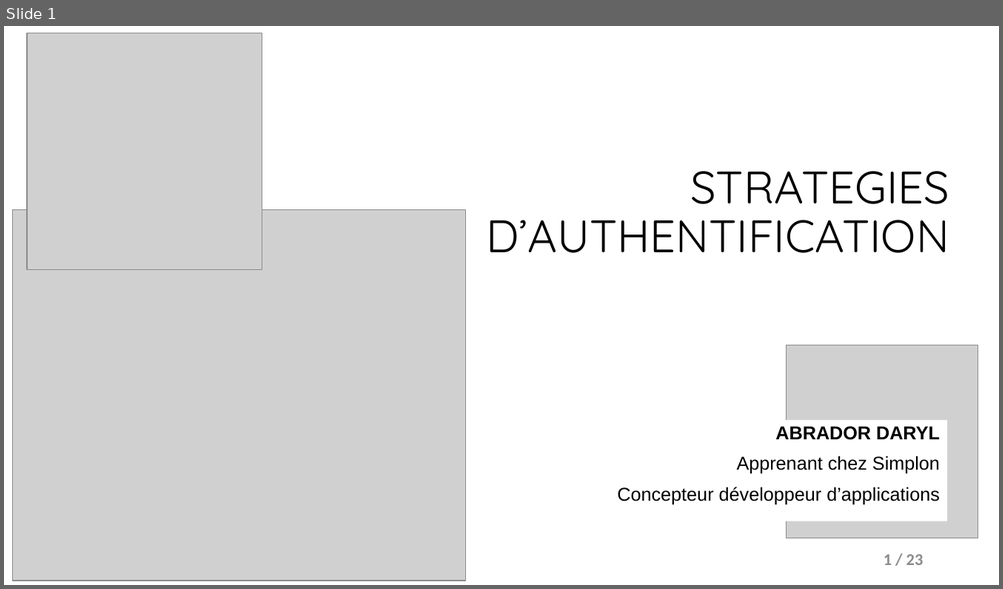
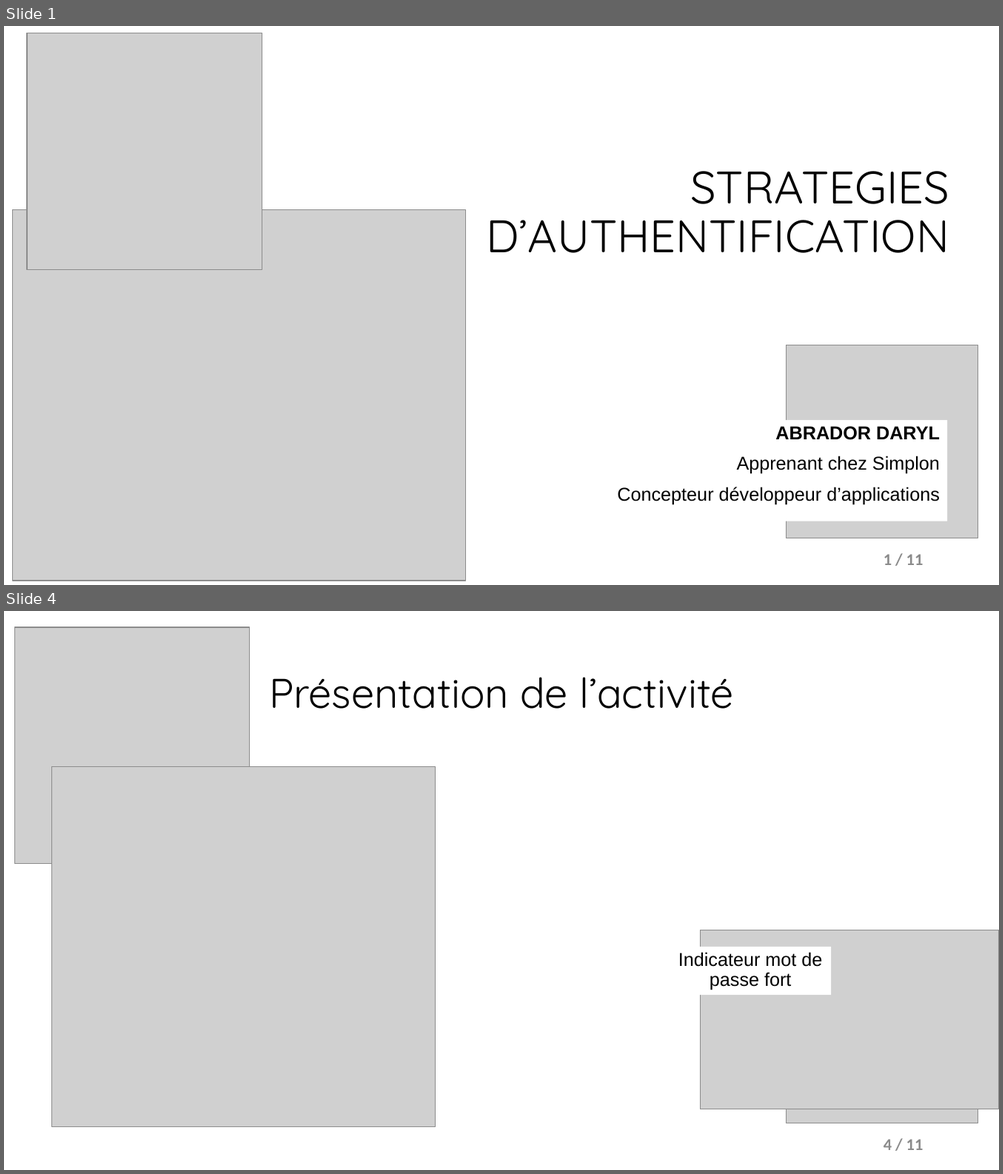
Before and after one commit to Darylabrador/cybersecurite, a slide deck: 0-PRESENTATION_POWERPOINT/presentation_strat_connexion.pptx. Shown one above the other, each under a label of ours: slide 1 before the commit, slides 1 and 4 after it; the slides between them are not shown. The pictures are 1003x589 and 1003x1174 pixels, drawn with LibreOffice and Linux fonts; fonts in the diff are those of the drawing; grey boxes stand for pictures. Boxes give left, top, right and bottom in pixels: in the first picture for what was removed or moved away, otherwise in the second. Text is boxed around its words. In the diff, an @@ line names an element or a change of style, - is before the commit and + after.

```diff
--- a/0-PRESENTATION_POWERPOINT/presentation_strat_connexion.pptx
+++ b/0-PRESENTATION_POWERPOINT/presentation_strat_connexion.pptx
@@ slide 4 added at (4, 611, 999, 1170), background #FFFFFF @@
@@ picture added at (14, 627, 250, 864) @@
@@ title added at (269, 677, 733, 709), 40 pt, text #000000 @@
+Présentation de l’activité
@@ picture added at (52, 767, 435, 1128) @@
@@ picture added at (700, 931, 999, 1111) @@
@@ picture added at (786, 931, 978, 1125) @@
@@ rectangle added at (669, 947, 831, 995), fill #FFFFFF, 18 pt, text #000000 @@
+Indicateur mot de passe fort
@@ page number added at (883, 1139, 923, 1150), 16 pt, text #8C8C8C, bold @@
+4 / 11
@@ page number at (883, 554, 923, 565): text changed @@
-1 / 23
+1 / 11
```
Also in this commit, not shown: 3 slides changed, 6 other slides added, 3 slides removed, 7 other files.
